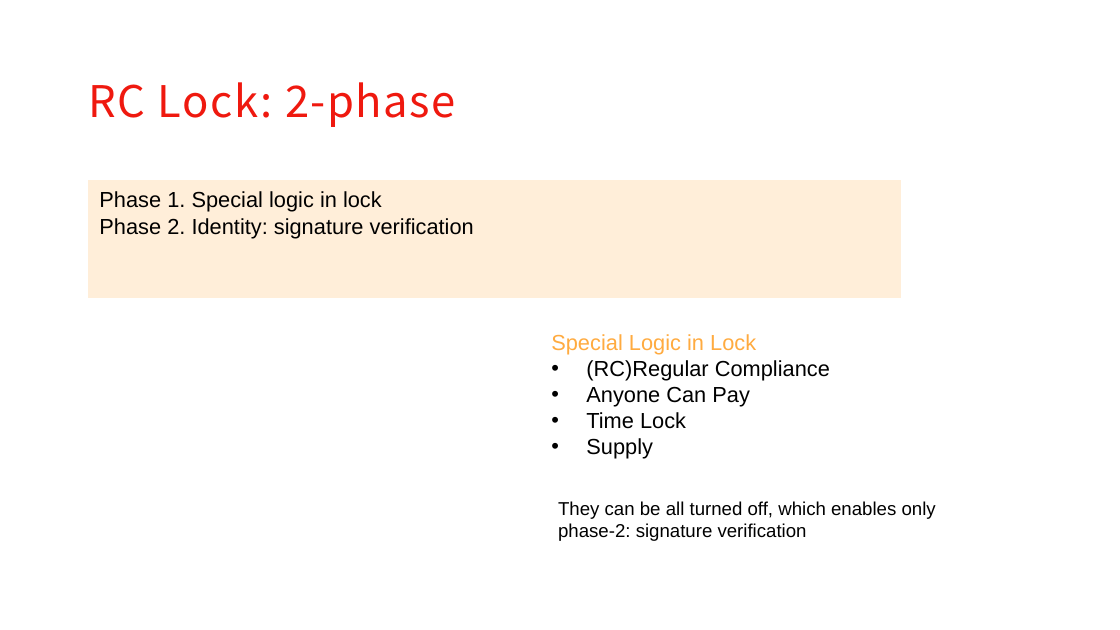
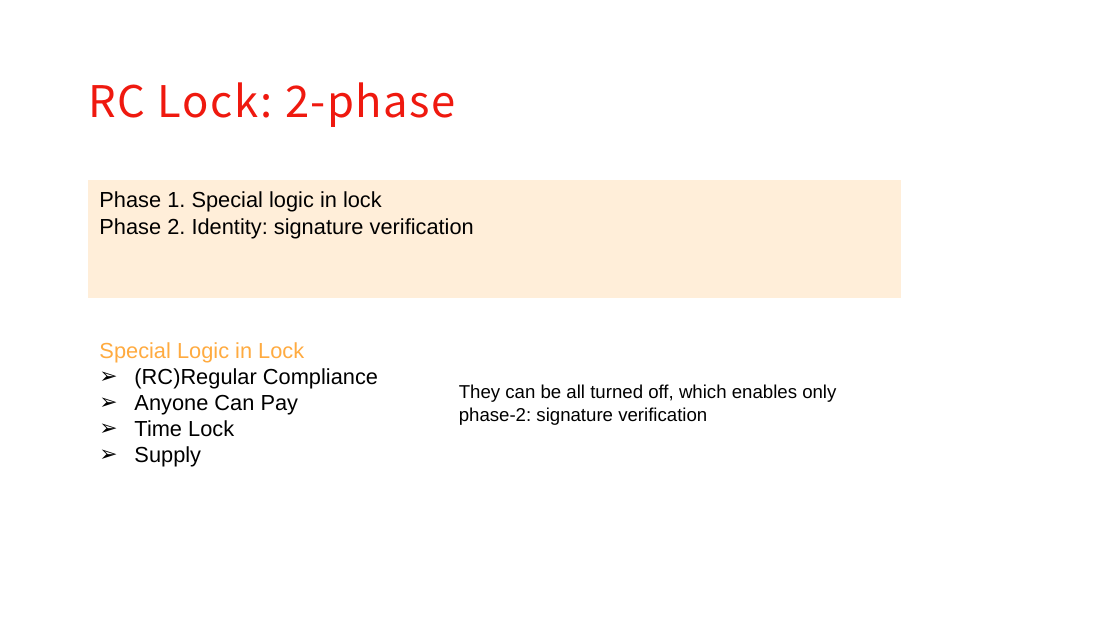
Before and after one commit to XuJiandong/docs-bank, a slide deck: slide 7 of presentation.pptx. Drawn at 1120x630 pixels with LibreOffice and Linux fonts; fonts in the diff are those of the drawing; background and template pictures are left out. Boxes give left, top, right and bottom in pixels: in the first picture for what was removed or moved away, otherwise in the second. Text is boxed around its words. In the diff, an @@ line names an element or a change of style, - is before the commit and + after.

```diff
--- a/presentation.pptx
+++ b/presentation.pptx
@@ text "Special Logic in Lock" moved from (x1=551, y1=334, x2=830, y2=459) to (x1=99, y1=342, x2=378, y2=467) @@
@@ text at (x1=134, y1=368, x2=378, y2=467): bullet • to ➢ @@
@@ text "They can be all turned ..." moved from (x1=558, y1=501, x2=936, y2=541) to (x1=459, y1=384, x2=836, y2=425) @@
```
Also in this commit, not shown: 7 other slides changed, 5 slides added.
